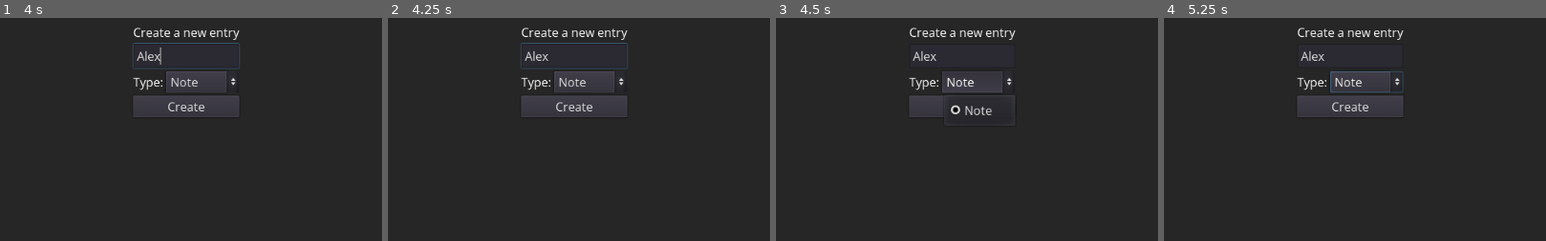
Above: before the commit, frames 1-4 (left to right).
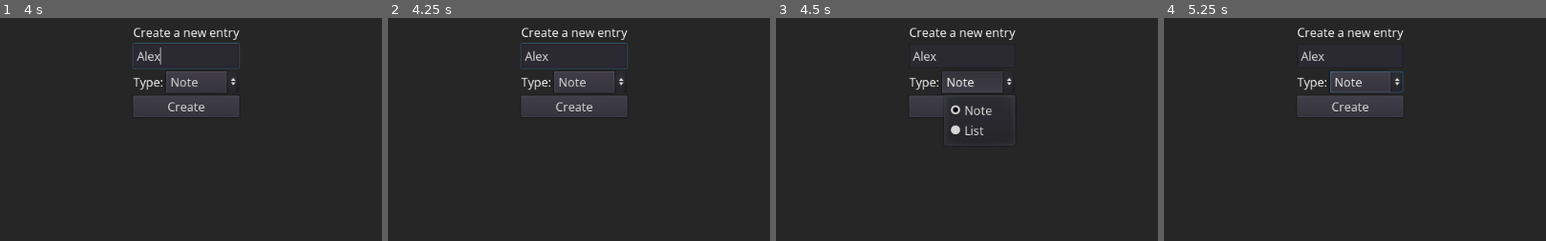
Above: after the commit, the same moments.

Repository: b7g/warm_bee
Game: Godot game, scene res://warm_bee.tscn
Two runs of this game, one before a commit and one after it. Both use one fixed random seed, a clock stepped at 60 frames per second and the inputs below.
Inputs (mouse positions are % of the whole screen's width and height, from its top left):
- Up to frame 1 (4 s): click "+" at 0.5 s; click (50, 49) at 1.27 s; type "Alex" at 1.35 s; click "Create" at 2 s; click "Add new entry" at 2.75 s; click (50, 47) at 3.52 s; type "Alex" at 3.6 s
- Up to frame 2 (4.25 s): no input
- Up to frame 3 (4.5 s): click "Note" at 4.25 s
- Up to frame 4 (5.25 s): click "Add new entry" at 5 s
The pictures show only the part of the screen within x 26-76%, y 38-88%; the shares and areas given below are measured in that part.

Frames 1-2 are identical in both runs. In frame 3, 0.2% of the frame differs, in the area x 45-55%, y 47-53%; in frame 4, nothing differs.

Commit message:
Added new entry type: list
- created content ui component
- created dialog to add list items
- integrated with Data singleton

Diff:
--- a/godot/singleton/data.gd
+++ b/godot/singleton/data.gd
@@ -68,12 +68,15 @@
 	return _selected_entry["name"]
 
 
-func change_entry_text(new_text: String) -> void:
-	if _selected_entry.empty():
-		return
-	if _selected_entry["type"] == Structure.ENTRY_TYPES.NOTE:
-		_selected_entry["text"] = new_text
-		FileIO.save_data_delayed()
+func change_note_entry_text(new_text: String) -> void:
+	_selected_entry["text"] = new_text
+	FileIO.save_data_delayed()
+
+
+func add_list_entry_item(text: String) -> void:
+	_selected_entry["content"].push_back(text)
+	_interface.add_list_entry_item(text)
+	FileIO.save_data_delayed()
 
 
 func delete_entry() -> void:
--- a/godot/singleton/structure.gd
+++ b/godot/singleton/structure.gd
@@ -8,9 +8,9 @@
 #	list_item = { text: String, is_urgent: bool, is_important: bool }
 #
 
-enum ENTRY_TYPES { NOTE } #, LIST }
+enum ENTRY_TYPES { NOTE, LIST }
 
-const ENTRY_TYPE_NAMES: Array = ["Note"] #, "List"]
+const ENTRY_TYPE_NAMES: Array = ["Note", "List"]
 
 
 func get_entry_types() -> Dictionary:
--- /dev/null
+++ b/godot/ui/component/list_entry_content.gd
@@ -0,0 +1,29 @@
+extends VBoxContainer
+
+var _interface: Control
+var _entry: Dictionary
+
+onready var _dialog_add_list_item_res: Resource = preload("res://ui/dialog/add_list_item.tscn")
+
+
+func _ready() -> void:
+	for item_text in _entry["content"]:
+		add_item(item_text)
+
+
+func set_interface_ref(interface: Control) -> void:
+	_interface = interface
+
+
+func set_entry(entry: Dictionary) -> void:
+	_entry = entry
+
+
+func add_item(item_text: String) -> void:
+	var item: Label = Label.new()
+	item.text = item_text
+	add_child(item)
+
+
+func _on_ButtonNewListItem_pressed() -> void:
+	_interface.add_child(_dialog_add_list_item_res.instance())
--- /dev/null
+++ b/godot/ui/component/list_entry_content.tscn
@@ -0,0 +1,15 @@
+[gd_scene load_steps=2 format=2]
+
+[ext_resource path="res://ui/component/list_entry_content.gd" type="Script" id=1]
+
+[node name="ListEntryContent" type="VBoxContainer"]
+anchor_right = 1.0
+anchor_bottom = 1.0
+script = ExtResource( 1 )
+
+[node name="ButtonNewListItem" type="Button" parent="."]
+margin_right = 1024.0
+margin_bottom = 20.0
+text = "Create list item"
+
+[connection signal="pressed" from="ButtonNewListItem" to="." method="_on_ButtonNewListItem_pressed"]
--- a/godot/ui/component/note_entry_content.gd
+++ b/godot/ui/component/note_entry_content.gd
@@ -12,4 +12,4 @@
 
 
 func _on_NoteEntryContent_text_changed() -> void:
-	Data.change_entry_text(text)
+	Data.change_note_entry_text(text)
--- /dev/null
+++ b/godot/ui/dialog/add_list_item.gd
@@ -0,0 +1,21 @@
+extends ColorRect
+
+onready var _txt_item_text: TextEdit = $CC/VC/TextEdit
+onready var _btn_create: Button = $CC/VC/HC/ButtonCreate
+
+
+func _ready() -> void:
+	_txt_item_text.grab_focus()
+
+
+func _on_TextEdit_text_changed() -> void:
+	_btn_create.disabled = _txt_item_text.text.empty()
+
+
+func _on_ButtonCreate_pressed() -> void:
+	Data.add_list_entry_item(_txt_item_text.text)
+	queue_free()
+
+
+func _on_ButtonCancel_pressed():
+	queue_free()
--- /dev/null
+++ b/godot/ui/dialog/add_list_item.tscn
@@ -0,0 +1,60 @@
+[gd_scene load_steps=2 format=2]
+
+[ext_resource path="res://ui/dialog/add_list_item.gd" type="Script" id=1]
+
+[node name="DialogAddListItem" type="ColorRect"]
+anchor_right = 1.0
+anchor_bottom = 1.0
+color = Color( 0, 0, 0, 0.501961 )
+script = ExtResource( 1 )
+__meta__ = {
+"_edit_lock_": true
+}
+
+[node name="CC" type="CenterContainer" parent="."]
+anchor_right = 1.0
+anchor_bottom = 1.0
+__meta__ = {
+"_edit_lock_": true
+}
+
+[node name="VC" type="VBoxContainer" parent="CC"]
+margin_left = 387.0
+margin_top = 229.0
+margin_right = 637.0
+margin_bottom = 371.0
+
+[node name="LabelDesc" type="Label" parent="CC/VC"]
+margin_right = 250.0
+margin_bottom = 14.0
+text = "Create a new list item"
+align = 1
+
+[node name="TextEdit" type="TextEdit" parent="CC/VC"]
+margin_top = 18.0
+margin_right = 250.0
+margin_bottom = 118.0
+rect_min_size = Vector2( 250, 100 )
+
+[node name="HC" type="HBoxContainer" parent="CC/VC"]
+margin_top = 122.0
+margin_right = 250.0
+margin_bottom = 142.0
+alignment = 1
+
+[node name="ButtonCreate" type="Button" parent="CC/VC/HC"]
+margin_left = 69.0
+margin_right = 122.0
+margin_bottom = 20.0
+disabled = true
+text = "Create"
+
+[node name="ButtonCancel" type="Button" parent="CC/VC/HC"]
+margin_left = 126.0
+margin_right = 180.0
+margin_bottom = 20.0
+text = "Cancel"
+
+[connection signal="text_changed" from="CC/VC/TextEdit" to="." method="_on_TextEdit_text_changed"]
+[connection signal="pressed" from="CC/VC/HC/ButtonCreate" to="." method="_on_ButtonCreate_pressed"]
+[connection signal="pressed" from="CC/VC/HC/ButtonCancel" to="." method="_on_ButtonCancel_pressed"]
--- a/godot/warm_bee.gd
+++ b/godot/warm_bee.gd
@@ -6,6 +6,7 @@
 var _ui_collection_button_res: Resource = preload("res://ui/component/collection_button.tscn")
 var _ui_entry_button_res: Resource = preload("res://ui/component/entry_button.tscn")
 var _ui_note_entry_content_res: Resource = preload("res://ui/component/note_entry_content.tscn")
+var _ui_list_entry_content_res: Resource = preload("res://ui/component/list_entry_content.tscn")
 
 var _entry_content: Control
 
@@ -60,8 +61,15 @@
 	_btn_delete_entry.set_disabled(false)
 	if entry["type"] == Structure.ENTRY_TYPES.NOTE:
 		_entry_content = _ui_note_entry_content_res.instance()
-		_entry_content.set_entry(entry)
-		_ui_entry_content_wrap.add_child(_entry_content)
+	elif entry["type"] == Structure.ENTRY_TYPES.LIST:
+		_entry_content = _ui_list_entry_content_res.instance()
+		_entry_content.set_interface_ref(self)
+	_entry_content.set_entry(entry)
+	_ui_entry_content_wrap.add_child(_entry_content)
+
+
+func add_list_entry_item(item_text: String) -> void:
+	_entry_content.add_item(item_text)
 
 
 func _display_entries() -> void:
